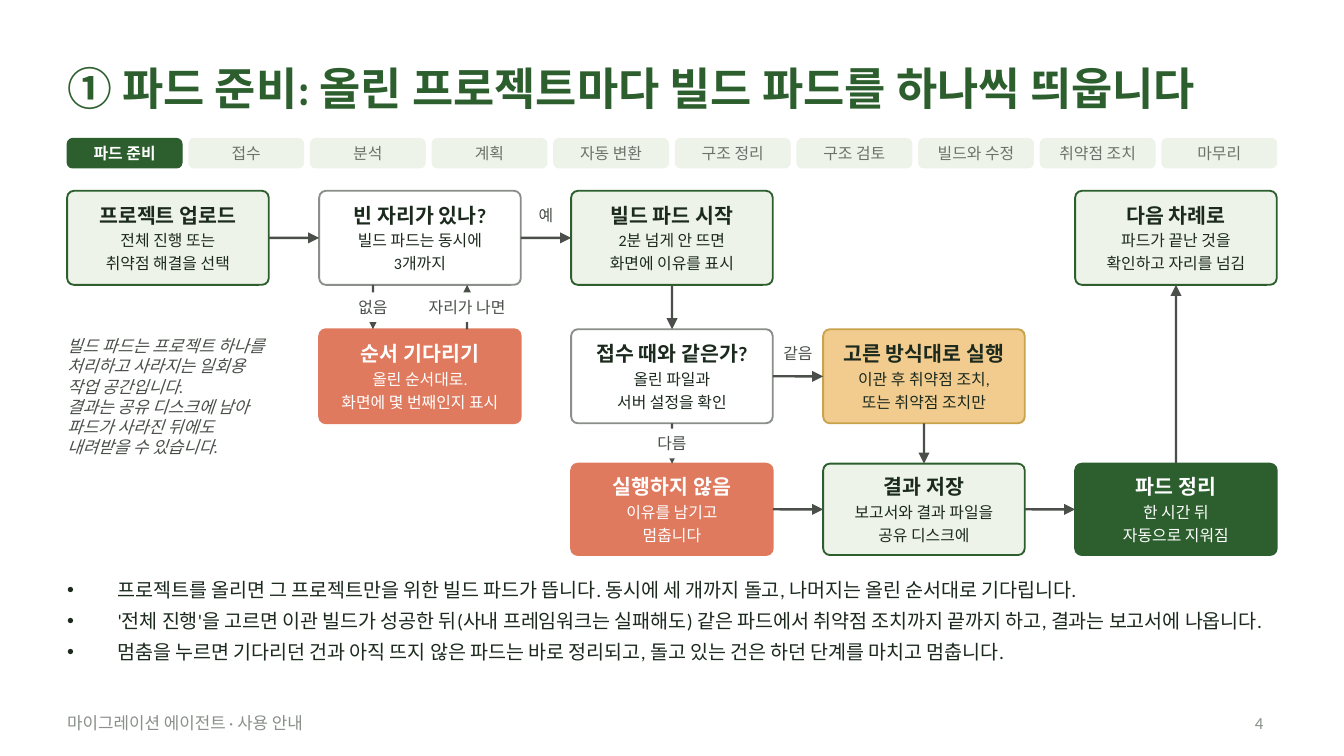
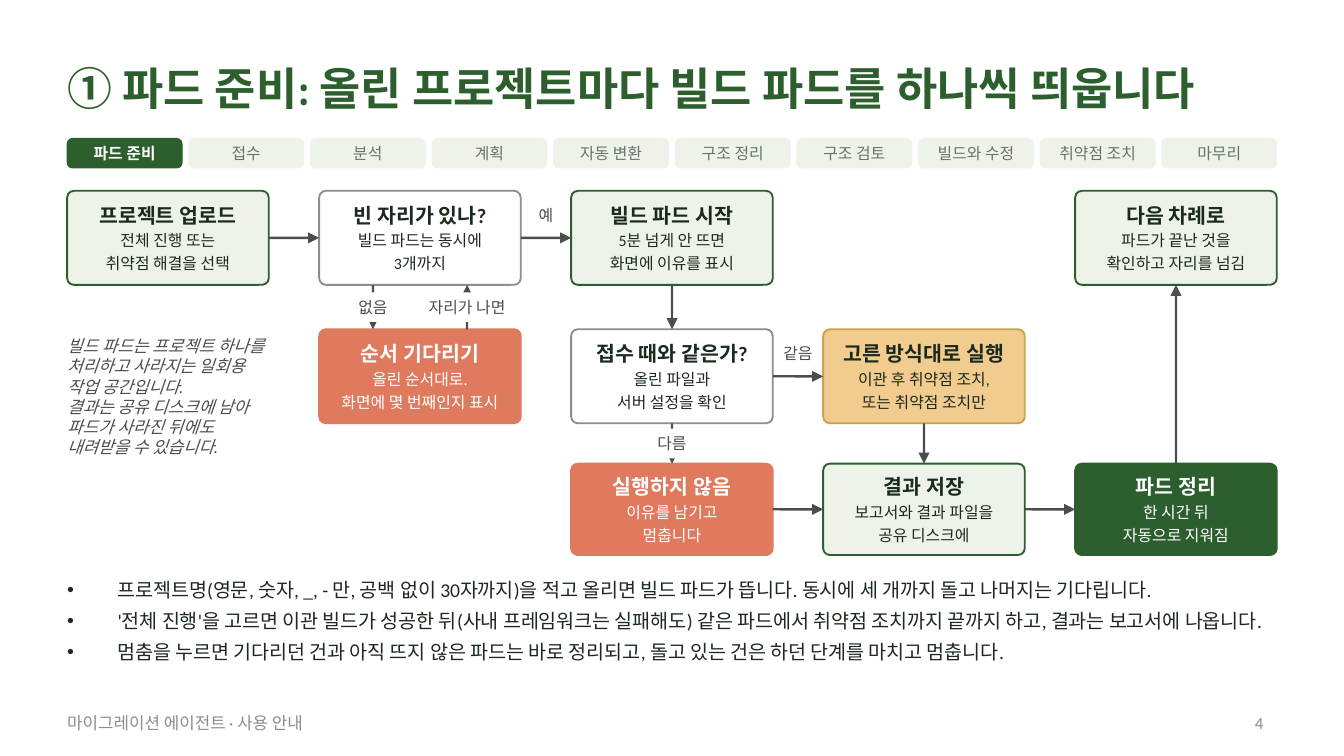
Before and after one commit to acandiatale/tutu, a slide deck: slide 4 of docs/migration-agent/migration-agent.pptx. Drawn at 1344x756 pixels with LibreOffice and Linux fonts; fonts in the diff are those of the drawing. Boxes give left, top, right and bottom in pixels: in the first picture for what was removed or moved away, otherwise in the second. Text is boxed around its words. In the diff, an @@ line names an element or a change of style, - is before the commit and + after.

```diff
--- a/docs/migration-agent/migration-agent.pptx
+++ b/docs/migration-agent/migration-agent.pptx
@@ text in rounded rectangle at (619,233,725,247): text changed @@
-2분 넘게 안 뜨면
+5분 넘게 안 뜨면
@@ text at (118,580,1152,600): text changed @@
-• 프로젝트를 올리면 그 프로젝트만을 위한 빌드 파드가 뜹니다. 동시에 세 개까지 돌고, 나머지는 올린 순서대로 기다립니다.
+• 프로젝트명(영문, 숫자, _, - 만, 공백 없이 30자까지)을 적고 올리면 빌드 파드가 뜹니다. 동시에 세 개까지 돌고 나머지는 기다립니다.
```
Also in this commit, not shown: 31 other files.
